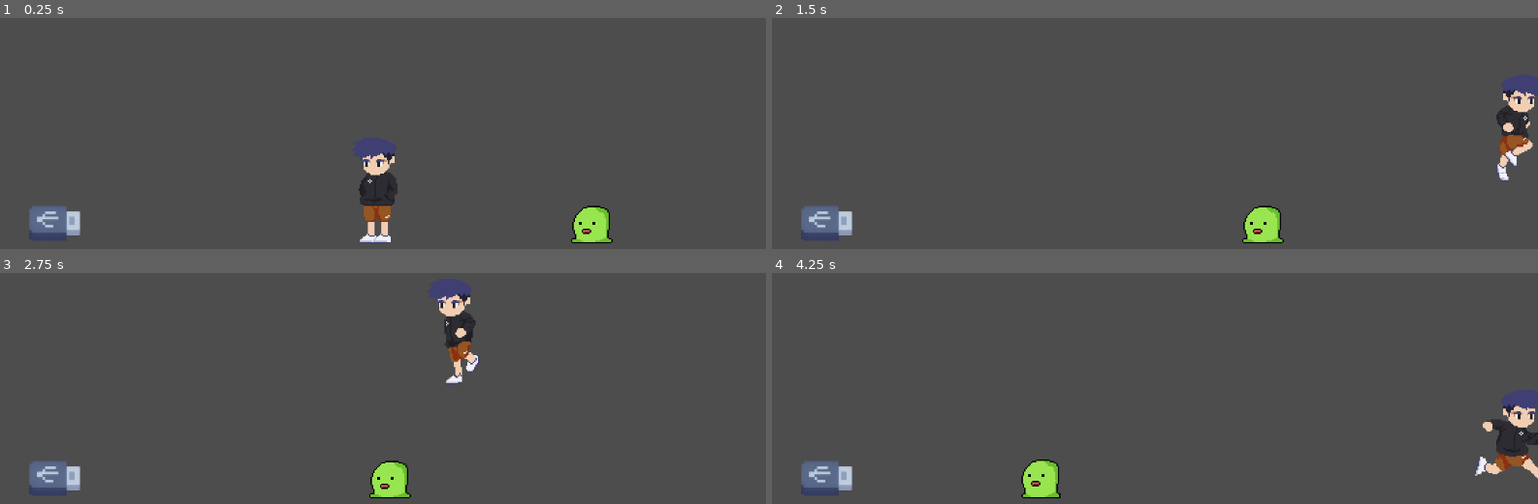
Above: before the commit, frames 1-4 (two rows, left to right).
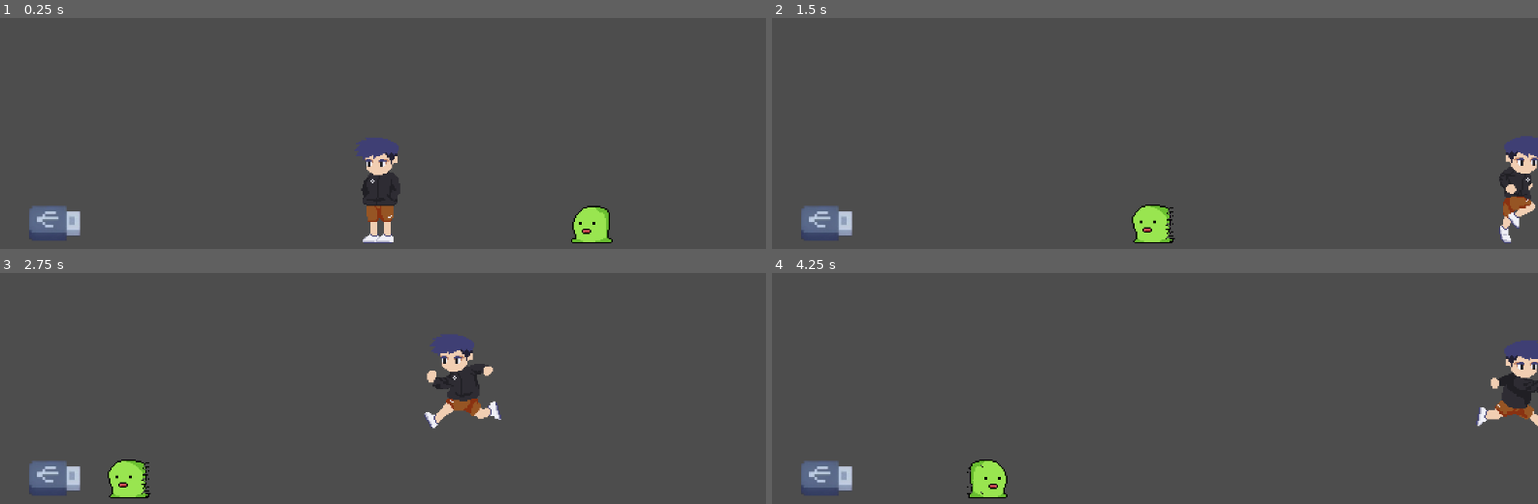
Above: after the commit, the same moments.

Repository: garlandkhuu/2d-platformer
Game: Godot game, scene res://scenes/game.tscn
The game is run twice, just before and just after one commit, with the same random seed, the same clock (stepped at 60 frames per second) and the same inputs.
Inputs:
- Up to frame 1 (0.25 s): no input
- Up to frame 2 (1.5 s): tap Enter (ui_accept) at 0.5, 0.6 s; hold Right (ui_right) from 0.53 s (still down); tap Space (jump, bound only after the commit) at 0.77, 0.8, 1.07, 1.35 s
- Up to frame 3 (2.75 s): tap Space (jump, bound only after the commit) at 1.52, 1.82, 2.3 s; tap Enter (ui_accept) at 1.55 s; release Right (ui_right) at 2.03 s; hold Left (ui_left) from 2.03 s (still down); tap E (interact) at 2.1 s
- Up to frame 4 (4.25 s): release Left (ui_left) at 2.78 s; hold Right (ui_right) from 2.78 s (still down); tap Enter (ui_accept) at 2.85, 3.6 s; tap Space (jump, bound only after the commit) at 3.02, 3.32, 3.77, 3.8, 4.07 s

The runs differ from the first frame. In frame 1, 0.6% of the frame differs, in the area x 45-53%, y 51-98%; in frame 2, 4.2%; in frame 3, 4.5%, in the area x 14-66%, y 2-98%; in frame 4, 4.4%.

Commit message:
refactor: Create player animation with Sprite2D node, create Animation Tree and refactor player script to use Animation Tree logic

Diff:
--- a/project.godot
+++ b/project.godot
@@ -26,6 +26,36 @@
 "events": [Object(InputEventKey,"resource_local_to_scene":false,"resource_name":"","device":-1,"window_id":0,"alt_press …(192 unchanged characters)…
 ]
 }
+jump={
+"deadzone": 0.2,
+"events": [Object(InputEventKey,"resource_local_to_scene":false,"resource_name":"","device":0,"window_id":0,"alt_pressed":false,"shift_pressed":false,"ctrl_pressed":false,"meta_pressed":false,"pressed":false,"keycode":0,"physical_keycode":32,"key_label":0,"unicode":0,"location":0,"echo":false,"script":null)
+]
+}
+left={
+"deadzone": 0.2,
+"events": [Object(InputEventKey,"resource_local_to_scene":false,"resource_name":"","device":-1,"window_id":0,"alt_pressed":false,"shift_pressed":false,"ctrl_pressed":false,"meta_pressed":false,"pressed":false,"keycode":0,"physical_keycode":4194319,"key_label":0,"unicode":0,"location":0,"echo":false,"script":null)
+]
+}
+right={
+"deadzone": 0.2,
+"events": [Object(InputEventKey,"resource_local_to_scene":false,"resource_name":"","device":-1,"window_id":0,"alt_pressed":false,"shift_pressed":false,"ctrl_pressed":false,"meta_pressed":false,"pressed":false,"keycode":0,"physical_keycode":4194321,"key_label":0,"unicode":0,"location":0,"echo":false,"script":null)
+]
+}
+up={
+"deadzone": 0.2,
+"events": [Object(InputEventKey,"resource_local_to_scene":false,"resource_name":"","device":-1,"window_id":0,"alt_pressed":false,"shift_pressed":false,"ctrl_pressed":false,"meta_pressed":false,"pressed":false,"keycode":0,"physical_keycode":4194320,"key_label":0,"unicode":0,"location":0,"echo":false,"script":null)
+]
+}
+down={
+"deadzone": 0.2,
+"events": [Object(InputEventKey,"resource_local_to_scene":false,"resource_name":"","device":-1,"window_id":0,"alt_pressed":false,"shift_pressed":false,"ctrl_pressed":false,"meta_pressed":false,"pressed":false,"keycode":0,"physical_keycode":4194322,"key_label":0,"unicode":0,"location":0,"echo":false,"script":null)
+]
+}
+dash={
+"deadzone": 0.2,
+"events": [Object(InputEventKey,"resource_local_to_scene":false,"resource_name":"","device":-1,"window_id":0,"alt_pressed":false,"shift_pressed":false,"ctrl_pressed":false,"meta_pressed":false,"pressed":false,"keycode":0,"physical_keycode":4194325,"key_label":0,"unicode":0,"location":0,"echo":false,"script":null)
+]
+}
 
 [rendering]
 
--- a/scenes/player.tscn
+++ b/scenes/player.tscn
@@ -103,15 +103,316 @@
 [sub_resource type="RectangleShape2D" id="RectangleShape2D_g2els"]
 size = Vector2(34, 79)
 
+[sub_resource type="Animation" id="Animation_qhqgy"]
+length = 0.001
+tracks/0/type = "value"
+tracks/0/imported = false
+tracks/0/enabled = true
+tracks/0/path = NodePath("Sprite2D:texture")
+tracks/0/interp = 1
+tracks/0/loop_wrap = true
+tracks/0/keys = {
+"times": PackedFloat32Array(0),
+"transitions": PackedFloat32Array(1),
+"update": 1,
+"values": [null]
+}
+tracks/1/type = "value"
+tracks/1/imported = false
+tracks/1/enabled = true
+tracks/1/path = NodePath("Sprite2D:hframes")
+tracks/1/interp = 1
+tracks/1/loop_wrap = true
+tracks/1/keys = {
+"times": PackedFloat32Array(0),
+"transitions": PackedFloat32Array(1),
+"update": 1,
+"values": [1]
+}
+tracks/2/type = "value"
+tracks/2/imported = false
+tracks/2/enabled = true
+tracks/2/path = NodePath("Sprite2D:vframes")
+tracks/2/interp = 1
+tracks/2/loop_wrap = true
+tracks/2/keys = {
+"times": PackedFloat32Array(0),
+"transitions": PackedFloat32Array(1),
+"update": 1,
+"values": [5]
+}
+tracks/3/type = "value"
+tracks/3/imported = false
+tracks/3/enabled = true
+tracks/3/path = NodePath("Sprite2D:frame_coords")
+tracks/3/interp = 1
+tracks/3/loop_wrap = true
+tracks/3/keys = {
+"times": PackedFloat32Array(0),
+"transitions": PackedFloat32Array(1),
+"update": 1,
+"values": [Vector2i(0, 1)]
+}
+
+[sub_resource type="Animation" id="Animation_g2els"]
+resource_name = "idle"
+length = 2.0
+loop_mode = 1
+step = 0.5
+tracks/0/type = "value"
+tracks/0/imported = false
+tracks/0/enabled = true
+tracks/0/path = NodePath("Sprite2D:texture")
+tracks/0/interp = 1
+tracks/0/loop_wrap = true
+tracks/0/keys = {
+"times": PackedFloat32Array(0),
+"transitions": PackedFloat32Array(1),
+"update": 1,
+"values": [ExtResource("1_ygs3r")]
+}
+tracks/1/type = "value"
+tracks/1/imported = false
+tracks/1/enabled = true
+tracks/1/path = NodePath("Sprite2D:hframes")
+tracks/1/interp = 1
+tracks/1/loop_wrap = true
+tracks/1/keys = {
+"times": PackedFloat32Array(0),
+"transitions": PackedFloat32Array(1),
+"update": 1,
+"values": [8]
+}
+tracks/2/type = "value"
+tracks/2/imported = false
+tracks/2/enabled = true
+tracks/2/path = NodePath("Sprite2D:vframes")
+tracks/2/interp = 1
+tracks/2/loop_wrap = true
+tracks/2/keys = {
+"times": PackedFloat32Array(0),
+"transitions": PackedFloat32Array(1),
+"update": 1,
+"values": [5]
+}
+tracks/3/type = "value"
+tracks/3/imported = false
+tracks/3/enabled = true
+tracks/3/path = NodePath("Sprite2D:frame_coords")
+tracks/3/interp = 1
+tracks/3/loop_wrap = true
+tracks/3/keys = {
+"times": PackedFloat32Array(0, 0.5, 1, 1.5),
+"transitions": PackedFloat32Array(1, 1, 1, 1),
+"update": 1,
+"values": [Vector2i(0, 0), Vector2i(1, 0), Vector2i(2, 0), Vector2i(1, 0)]
+}
+
+[sub_resource type="Animation" id="Animation_dqkch"]
+resource_name = "run"
+length = 0.6
+loop_mode = 1
+step = 0.075
+tracks/0/type = "value"
+tracks/0/imported = false
+tracks/0/enabled = true
+tracks/0/path = NodePath("Sprite2D:texture")
+tracks/0/interp = 1
+tracks/0/loop_wrap = true
+tracks/0/keys = {
+"times": PackedFloat32Array(0),
+"transitions": PackedFloat32Array(1),
+"update": 1,
+"values": [ExtResource("1_ygs3r")]
+}
+tracks/1/type = "value"
+tracks/1/imported = false
+tracks/1/enabled = true
+tracks/1/path = NodePath("Sprite2D:hframes")
+tracks/1/interp = 1
+tracks/1/loop_wrap = true
+tracks/1/keys = {
+"times": PackedFloat32Array(0),
+"transitions": PackedFloat32Array(1),
+"update": 1,
+"values": [8]
+}
+tracks/2/type = "value"
+tracks/2/imported = false
+tracks/2/enabled = true
+tracks/2/path = NodePath("Sprite2D:vframes")
+tracks/2/interp = 1
+tracks/2/loop_wrap = true
+tracks/2/keys = {
+"times": PackedFloat32Array(0),
+"transitions": PackedFloat32Array(1),
+"update": 1,
+"values": [5]
+}
+tracks/3/type = "value"
+tracks/3/imported = false
+tracks/3/enabled = true
+tracks/3/path = NodePath("Sprite2D:frame_coords")
+tracks/3/interp = 1
+tracks/3/loop_wrap = true
+tracks/3/keys = {
+"times": PackedFloat32Array(0, 0.0769231, 0.153846, 0.230769, 0.307692, 0.384615, 0.461538, 0.538462),
+"transitions": PackedFloat32Array(1, 1, 1, 1, 1, 1, 1, 1),
+"update": 1,
+"values": [Vector2i(0, 1), Vector2i(1, 1), Vector2i(2, 1), Vector2i(3, 1), Vector2i(4, 1), Vector2i(5, 1), Vector2i(6, 1), Vector2i(7, 1)]
+}
+
+[sub_resource type="Animation" id="Animation_qlg0r"]
+resource_name = "jump"
+length = 0.001
+step = 0.5
+tracks/0/type = "value"
+tracks/0/imported = false
+tracks/0/enabled = true
+tracks/0/path = NodePath("Sprite2D:texture")
+tracks/0/interp = 1
+tracks/0/loop_wrap = true
+tracks/0/keys = {
+"times": PackedFloat32Array(0),
+"transitions": PackedFloat32Array(1),
+"update": 1,
+"values": [ExtResource("1_ygs3r")]
+}
+tracks/1/type = "value"
+tracks/1/imported = false
+tracks/1/enabled = true
+tracks/1/path = NodePath("Sprite2D:hframes")
+tracks/1/interp = 1
+tracks/1/loop_wrap = true
+tracks/1/keys = {
+"times": PackedFloat32Array(0),
+"transitions": PackedFloat32Array(1),
+"update": 1,
+"values": [8]
+}
+tracks/2/type = "value"
+tracks/2/imported = false
+tracks/2/enabled = true
+tracks/2/path = NodePath("Sprite2D:vframes")
+tracks/2/interp = 1
+tracks/2/loop_wrap = true
+tracks/2/keys = {
+"times": PackedFloat32Array(0),
+"transitions": PackedFloat32Array(1),
+"update": 1,
+"values": [5]
+}
+tracks/3/type = "value"
+tracks/3/imported = false
+tracks/3/enabled = true
+tracks/3/path = NodePath("Sprite2D:frame_coords")
+tracks/3/interp = 1
+tracks/3/loop_wrap = true
+tracks/3/keys = {
+"times": PackedFloat32Array(0),
+"transitions": PackedFloat32Array(1),
+"update": 1,
+"values": [Vector2i(0, 3)]
+}
+
+[sub_resource type="Animation" id="Animation_tuyoq"]
+resource_name = "fall"
+length = 0.001
+step = 0.5
+tracks/0/type = "value"
+tracks/0/imported = false
+tracks/0/enabled = true
+tracks/0/path = NodePath("Sprite2D:texture")
+tracks/0/interp = 1
+tracks/0/loop_wrap = true
+tracks/0/keys = {
+"times": PackedFloat32Array(0),
+"transitions": PackedFloat32Array(1),
+"update": 1,
+"values": [ExtResource("1_ygs3r")]
+}
+tracks/1/type = "value"
+tracks/1/imported = false
+tracks/1/enabled = true
+tracks/1/path = NodePath("Sprite2D:hframes")
+tracks/1/interp = 1
+tracks/1/loop_wrap = true
+tracks/1/keys = {
+"times": PackedFloat32Array(0),
+"transitions": PackedFloat32Array(1),
+"update": 1,
+"values": [8]
+}
+tracks/2/type = "value"
+tracks/2/imported = false
+tracks/2/enabled = true
+tracks/2/path = NodePath("Sprite2D:vframes")
+tracks/2/interp = 1
+tracks/2/loop_wrap = true
+tracks/2/keys = {
+"times": PackedFloat32Array(0),
+"transitions": PackedFloat32Array(1),
+"update": 1,
+"values": [5]
+}
+tracks/3/type = "value"
+tracks/3/imported = false
+tracks/3/enabled = true
+tracks/3/path = NodePath("Sprite2D:frame_coords")
+tracks/3/interp = 1
+tracks/3/loop_wrap = true
+tracks/3/keys = {
+"times": PackedFloat32Array(0),
+"transitions": PackedFloat32Array(1),
+"update": 1,
+"values": [Vector2i(0, 4)]
+}
+
+[sub_resource type="AnimationLibrary" id="AnimationLibrary_dqkch"]
+_data = {
+&"RESET": SubResource("Animation_qhqgy"),
+&"fall": SubResource("Animation_tuyoq"),
+&"idle": SubResource("Animation_g2els"),
+&"jump": SubResource("Animation_qlg0r"),
+&"run": SubResource("Animation_dqkch")
+}
+
+[sub_resource type="AnimationNodeAnimation" id="AnimationNodeAnimation_qlg0r"]
+animation = &"idle"
+
+[sub_resource type="AnimationNodeAnimation" id="AnimationNodeAnimation_g2els"]
+animation = &"run"
+
+[sub_resource type="AnimationNodeAnimation" id="AnimationNodeAnimation_qhqgy"]
+animation = &"run"
+
+[sub_resource type="AnimationNodeBlendSpace1D" id="AnimationNodeBlendSpace1D_tuyoq"]
+blend_point_0/node = SubResource("AnimationNodeAnimation_qlg0r")
+blend_point_0/pos = 0.0
+blend_point_1/node = SubResource("AnimationNodeAnimation_g2els")
+blend_point_1/pos = -1.0
+blend_point_2/node = SubResource("AnimationNodeAnimation_qhqgy")
+blend_point_2/pos = 1.0
+blend_mode = 1
+
+[sub_resource type="AnimationNodeStateMachineTransition" id="AnimationNodeStateMachineTransition_g2els"]
+advance_mode = 2
+
+[sub_resource type="AnimationNodeStateMachine" id="AnimationNodeStateMachine_qlg0r"]
+states/Move/node = SubResource("AnimationNodeBlendSpace1D_tuyoq")
+states/Move/position = Vector2(414, 99.25)
+states/Start/position = Vector2(200, 100.062)
+transitions = ["Start", "Move", SubResource("AnimationNodeStateMachineTransition_g2els")]
+
 [node name="Player" type="CharacterBody2D"]
 script = ExtResource("1_08te6")
 
 [node name="PlayerSprite" type="AnimatedSprite2D" parent="."]
+visible = false
 position = Vector2(0, -40)
 sprite_frames = SubResource("SpriteFrames_acftm")
-animation = &"run"
+animation = &"idle"
 autoplay = "idle"
-frame_progress = 0.87769
 
 [node name="CollisionShape2D" type="CollisionShape2D" parent="."]
 position = Vector2(0, -30)
@@ -122,3 +423,18 @@
 [node name="CollisionShape2D" type="CollisionShape2D" parent="interactable"]
 position = Vector2(-3, -39.5)
 shape = SubResource("RectangleShape2D_g2els")
+
+[node name="Sprite2D" type="Sprite2D" parent="."]
+position = Vector2(2, -40)
+vframes = 5
+frame = 1
+
+[node name="AnimationPlayer" type="AnimationPlayer" parent="."]
+libraries = {
+&"": SubResource("AnimationLibrary_dqkch")
+}
+
+[node name="AnimationTree" type="AnimationTree" parent="."]
+tree_root = SubResource("AnimationNodeStateMachine_qlg0r")
+anim_player = NodePath("../AnimationPlayer")
+parameters/Move/blend_position = 0
--- a/scripts/player.gd
+++ b/scripts/player.gd
@@ -2,26 +2,40 @@
 
 
 const SPEED = 300.0
-const JUMP_VELOCITY = -400.0
-
+@export var JUMP_VELOCITY : float = -300.0
 
 @onready var interactable = $interactable
+@onready var animation_tree: AnimationTree = $AnimationTree
+@onready var animation_player: AnimationPlayer = $AnimationPlayer
+@onready var sprite : Sprite2D = $Sprite2D
+
+var direction : Vector2 = Vector2.ZERO
+var animation_locked : bool = false
+var was_in_air : bool = false
 
 # Get the gravity from the project settings to be synced with RigidBody nodes.
 var gravity = ProjectSettings.get_setting("physics/2d/default_gravity")
+
+func _ready():
+	animation_tree.active = true
 
 func _physics_process(delta):
 	# Add the gravity.
 	if not is_on_floor():
 		velocity.y += gravity * delta
+		was_in_air = true
+	else:
+		if was_in_air == true:
+			land()
+
+		was_in_air = false
 
 	# Handle jump.
-	if Input.is_action_just_pressed("ui_accept") and is_on_floor():
-		velocity.y = JUMP_VELOCITY
+	if Input.is_action_just_pressed("jump") and is_on_floor():
+		jump()
 
 	# Get the input direction and handle the movement/deceleration.
 	# As good practice, you should replace UI actions with custom gameplay actions.
-	var direction = Input.get_axis("ui_left", "ui_right")
 
 	#checks the collectable area and pressing interact key to collect it
 	#collectable area is slightly larger than hurtbox because it feels better to play
@@ -29,22 +43,37 @@
 		if (area.has_method("collect") && Input.is_action_just_pressed("interact")):
 			area.collect()
 
-	var playerSprite = $PlayerSprite
+
+	direction = Input.get_vector("left", "right", "up", "down")
 
 	# Flip the Sprite
-	if direction > 0:
-		playerSprite.flip_h = true
-	elif direction < 0:
-		playerSprite.flip_h = false
-	# Play animationsa
-	if direction == 0:
-		playerSprite.play("idle")
-	else:
-		playerSprite.play("run")
+	if direction.x > 0:
+		sprite.flip_h = true
+	elif direction.x < 0:
+		sprite.flip_h = false
 
 	if direction:
-		velocity.x = direction * SPEED
+		velocity.x = direction.x * SPEED
 	else:
 		velocity.x = move_toward(velocity.x, 0, SPEED)
 
 	move_and_slide()
+	update_animation()
+
+func update_animation():
+	animation_tree.set("parameters/Move/blend_position", direction.x)
+	if not animation_locked:
+		if not is_on_floor():
+			pass
+		else:
+			if direction.x != 0:
+				pass
+			else:
+				pass
+
+func jump():
+	velocity.y = JUMP_VELOCITY
+	animation_player.play("jump")
+
+func land():
+	animation_player.play("idle")
Not shown: 1 places in scenes/player.tscn that only renumber resources
Not shown, removed: .DS_Store
Not shown, changed: .gitignore
Not shown, removed: assets/.DS_Store
